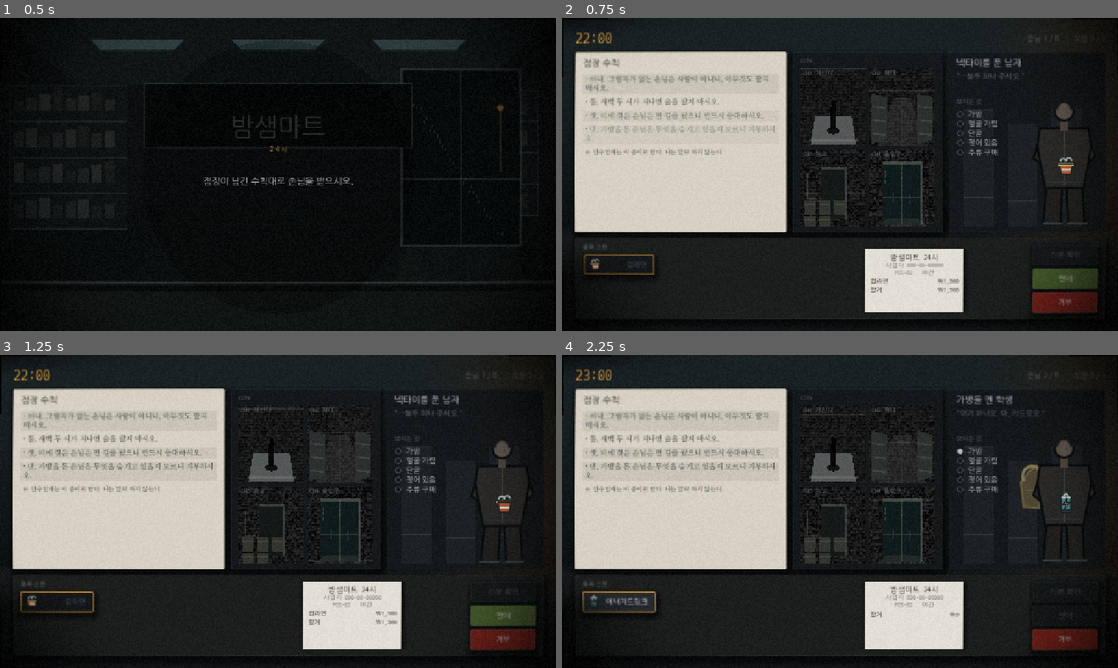
Above: before the commit, frames 1-4 (two rows, left to right).
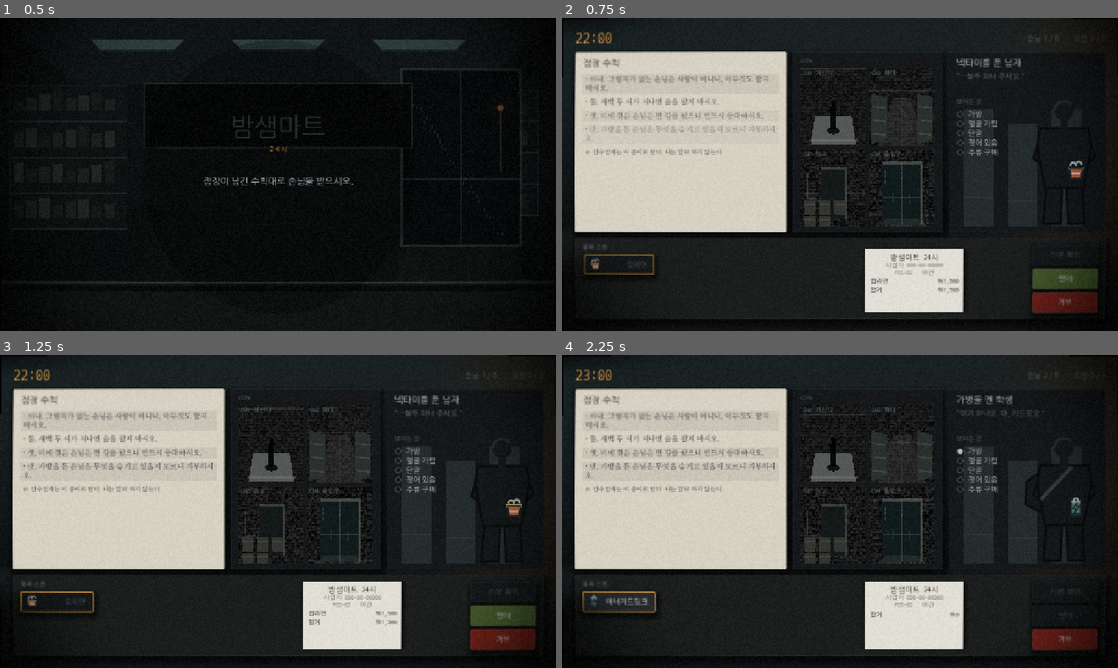
Above: after the commit, the same moments.

Repository: tjgksmf1012/GameProject1
Game: Godot game, scene res://main/title_screen.tscn
The game is run twice, just before and just after one commit, with the same random seed, the same clock (stepped at 60 frames per second) and the same inputs.
Inputs (mouse positions are in pixels of both pictures, inside the frame that each line leads up to):
- Up to frame 1 (0.5 s): no input
- Up to frame 2 (0.75 s): tap Enter (ui_accept) at 0.5 s; move the mouse to (962, 158) at 0.52 s; tap Space at 0.6 s; click (962, 158) at 0.67 s
- Up to frame 3 (1.25 s): tap Enter (ui_accept) at 0.77 s
- Up to frame 4 (2.25 s): click "판매" at 1.25 s; click "다음 손님" at 2 s

Frame 1 is identical in both runs. In frame 2, 0.4% of the frame differs, in the area x 86-95%, y 27-66%; in frame 3, 0.4%; in frame 4, 0.8%, in the area x 82-95%, y 27-66%.

Commit message:
손님을 실루엣으로 되돌리고, 종이가 가장 밝다는 규칙을 검사로 만든다
visual-polish 브랜치를 합쳤다. 폰트 3종·CCTV 4채널·제목 배경·POS 아이콘은
그대로 가져간다. 손님 도형만 고쳤다.

측정으로 잡힌 것: ProductGlyph.HIGHLIGHT #e7e0cf 는 밝기 224 로 종이(210)보다
밝았다. 실제 프레임에서 손님 패널의 가장 밝은 픽셀이 종이가 아니라
에너지드링크 글리프였다. 가방 테두리 #8b7b57 은 온도 +52 로 종이(+20)보다
따뜻했다. 「화면에서 따뜻한 것은 종이뿐이다」가 두 군데서 깨져 있었다.

실루엣은 뒤보다 어두워야 실루엣이다. 코트가 밝기 41, 뒤 선반이 33이었다 —
손님이 배경보다 밝았고 그래서 검은 실루엣이 아니라 마네킹으로 보였다.
지금은 코트 23, 선반 44다.

부위마다 다른 명도를 주면 한 덩어리가 아니라 조립품이 된다. 몸통 세로 이음선,
허리선, 신발선, 머리 테두리 한 바퀴를 전부 뺐다. 머리 테두리는 도넛으로
읽혔다 — 지금은 왼쪽 위만 빛이 스친다.

가방은 몸 옆에 떠 있었다. 팔이 사이를 가려 정체불명의 도형으로 보였고,
채도를 낮추자 열린 C자 테두리만 남았다. 어깨에 붙여 실루엣의 혹으로 만들고,
어깨를 가로지르는 끈을 몸통 **뒤가 아니라 앞에** 그렸다.

품목이 가슴에 박혀 있었다. _draw_arms 와 _layout_item 이 손 높이를 각자
들고 있어서다. _hand_y() 하나를 보게 했다.

tests/test_art_palette.gd — 소스에서 Color 리터럴을 직접 읽어 종이보다 밝은
색과 따뜻한 색을 잡는다. 손으로 적은 목록은 조용히 낡는다(test_sfx_bank 의 교훈).
원래 색으로 되돌려 확인했다: 두 검사가 정확히 그 둘을 잡는다.

Diff:
--- a/tests/run_tests.gd
+++ b/tests/run_tests.gd
@@ -22,6 +22,7 @@
 const TestSnapshot := preload("res://tests/test_snapshot.gd")
 const TestPlaythrough := preload("res://tests/test_playthrough.gd")
 const TestNotes := preload("res://tests/test_notes.gd")
+const TestArtPalette := preload("res://tests/test_art_palette.gd")
 
 
 func _initialize() -> void:
@@ -35,7 +36,7 @@
 		TestNightPlan.new(), TestPatience.new(), TestRuleVoice.new(),
 		TestStrings.new(), TestClipboard.new(), TestNightReport.new(),
 		TestSnapshot.new(),
-		TestPlaythrough.new(), TestNotes.new(),
+		TestPlaythrough.new(), TestNotes.new(), TestArtPalette.new(),
 	]
 	# `await`를 붙여둔다. 대부분의 스위트는 코루틴이 아니라 즉시 돌아오고, 프레임을
 	# 기다려야 하는 스위트(트윈이 실제로 도는지 보는 것들)만 여기서 멈춘다.
--- /dev/null
+++ b/tests/test_art_palette.gd
@@ -0,0 +1,76 @@
+extends RefCounted
+
+const Palette := preload("res://ui/theme_factory.gd")
+
+## **종이가 화면에서 가장 밝다.** 이 게임의 시각 규칙 한 줄이고, 지금까지 아무도 안 재고 있었다.
+##
+## 실제로 깨졌다. 손님 도형에 살구색 얼굴(`#625850`)과 황토색 가방(`#8b7b57`)이 들어오고
+## 품목 아이콘에 `#e7e0cf`(밝기 224)가 들어오자, 실제 프레임에서 손님 패널의 가장 밝은
+## 픽셀이 **종이가 아니라 에너지드링크 글리프**가 됐다. 종이는 210이다.
+##
+## 눈으로는 「좀 밝네」로 넘어간다. 그래서 숫자로 잰다.
+##
+## **소스를 직접 읽어서 센다.** 색 목록을 손으로 적어 두면 조용히 낡는다 —
+## `tests/test_sfx_bank.gd`에서 같은 실수를 했고, 소스를 파싱하도록 고친 다음 커밋 하나
+## 만에 빠진 소리를 잡았다. 새 색을 하나 넣으면 그게 무엇이든 여기서 걸린다.
+
+## 클립보드와 **같은 화면에** 그려지는 것들. 제목 화면 배경(`store_backdrop.gd`)은
+## 뺀다 — 거기엔 종이가 없고, 천장 형광등은 밝은 것이 맞다.
+const CANVASES := [
+	"res://ui/art/customer_figure.gd",
+	"res://ui/art/product_glyph.gd",
+]
+
+## 종이 밝기의 몇 할까지 봐주는가. **1.0에 두지 않는다** — 물어야 할 것은
+## 「모든 색이 완벽한가」가 아니라 **「종이가 여전히 확실히 이기는가」**다.
+## 작성 목표는 0.90이고 이 문턱은 반올림 여유를 둔 0.92다.
+const BRIGHTNESS_GATE := 0.92
+
+
+func run(r: RefCounted) -> void:
+	r.suite("art_palette")
+	_test_nothing_outshines_the_paper(r)
+	_test_the_customer_has_no_face(r)
+
+
+static func _luminance(color: Color) -> float:
+	return 0.2126 * color.r + 0.7152 * color.g + 0.0722 * color.b
+
+
+func _test_nothing_outshines_the_paper(r: RefCounted) -> void:
+	var paper := _luminance(Palette.PAPER)
+	var limit := paper * BRIGHTNESS_GATE
+	var counted := 0
+	for path in CANVASES:
+		var colors := _colors_in(str(path))
+		r.check(colors.size() > 0, "%s에서 색을 하나도 못 읽었다 — 검사가 아무것도 안 했다" % path)
+		for hex in colors:
+			counted += 1
+			var value := _luminance(Color(str(hex)))
+			# 사람이 읽는 단위로 낸다. 0~1 로 찍으면 「0.9 > 0.8」이 되어 얼마나 밝은지 안 와닿는다.
+			r.check(value <= limit,
+				"%s의 #%s가 종이보다 밝다 (밝기 %.0f > 한계 %.0f, 종이 %.0f) — 화면에서 가장 밝은 것은 종이여야 한다"
+					% [path.get_file(), hex, value * 255.0, limit * 255.0, paper * 255.0])
+	r.check(counted >= 20, "센 색이 %d개뿐이다 — 파싱이 깨졌을 수 있다" % counted)
+
+
+## 손님은 실루엣이다. **얼굴이 보이면 판단이 아니라 인상이 된다** (`docs/art/GPT-BRIEF.md`).
+## 살구색이 다시 들어오는 것을 막는다 — 스토어 캡슐 다섯 장도 전부 얼굴 없는 실루엣이다.
+func _test_the_customer_has_no_face(r: RefCounted) -> void:
+	for hex in _colors_in("res://ui/art/customer_figure.gd"):
+		var color := Color(str(hex))
+		var warmth := color.r - color.b
+		r.check(warmth <= 0.06,
+			"손님 도형의 #%s가 따뜻하다 (R-B %.3f) — 살색이 돌면 실루엣이 아니다" % [hex, warmth])
+
+
+## 소스에서 `Color("rrggbb")` 리터럴을 전부 뽑는다.
+static func _colors_in(path: String) -> PackedStringArray:
+	var out := PackedStringArray()
+	if not FileAccess.file_exists(path):
+		return out
+	var regex := RegEx.new()
+	regex.compile('Color\\("([0-9a-fA-F]{6})"\\)')
+	for found in regex.search_all(FileAccess.get_file_as_string(path)):
+		out.append(found.get_string(1))
+	return out
--- a/ui/art/customer_figure.gd
+++ b/ui/art/customer_figure.gd
@@ -14,15 +14,24 @@
 const BREATH_SECONDS := 4.2
 const BREATH_RATE := [1.0, 1.8, 2.8]
 const BREATH_DEPTH := [1.0, 1.5, 2.2]
-const SHELF_TONE := Color("1d2325")
+const SHELF_TONE := Color("262d2f")
 const OUTLINE := Color("0a0c0d")
 const RIM := Color("687173")
-const SKIN := Color("625850")
-const BAG := Color("504936")
-const BAG_EDGE := Color("8b7b57")
+## **손님은 실루엣이다. 얼굴이 없다.**
+##
+## 사람인지 아닌지를 판단해야 하는 게임에서 얼굴이 보이면 판단이 아니라 인상이 된다
+## (`docs/art/GPT-BRIEF.md`). 그리고 화면에서 **따뜻한 것은 종이뿐이어야 한다** —
+## 살구색 얼굴과 황토색 가방을 넣었더니 손님 패널의 가장 밝은 픽셀이 종이가 아니게 됐다.
+## 여기 색은 전부 종이보다 어둡고 차갑다. `tests/test_art_palette.gd`가 매번 잰다.
+const BAG_EDGE := Color("4d585b")
 const WET_RIM := Color("719096")
+## **실루엣은 뒤보다 어두워야 실루엣이다.**
+##
+## 처음에는 코트가 `#252b2d`(밝기 41)이고 뒤 선반이 `#1d2325`(33)이었다. 손님이
+## 배경보다 밝았다는 뜻이고, 그래서 검은 실루엣이 아니라 밝은 마네킹으로 보였다.
+## 지금은 코트가 23, 선반이 44다. 손님은 형광등을 등지고 서 있다.
 const COAT_TONES := [
-	Color("252b2d"), Color("2c2b29"), Color("242c2a"), Color("2d292c"),
+	Color("14181a"), Color("15191b"), Color("131718"), Color("161a1c"),
 ]
 const SHOULDER_WIDTH := [20.0, 25.0, 28.0, 23.0]
 const WAIST_WIDTH := [14.0, 18.0, 19.0, 16.0]
@@ -115,10 +124,12 @@
 	var waist := float(WAIST_WIDTH[_variant])
 	var coat: Color = COAT_TONES[_variant]
 	if _has_bag:
-		_draw_bag(center, shoulder)
+		_draw_bag(center, shoulder, coat)
 	_draw_legs(center, waist, coat)
 	_draw_arms(center, shoulder, coat)
 	_draw_torso(center, shoulder, waist, coat)
+	if _has_bag:
+		_draw_bag_strap(center, shoulder)
 	_draw_head(center)
 	if _is_wet:
 		_draw_wet_overlay(center, shoulder, waist)
@@ -133,10 +144,8 @@
 		Vector2(center + 2, 105), Vector2(center + waist, 105),
 		Vector2(center + waist + 3, 148), Vector2(center + 4, 148),
 	])
-	_closed_shape(left_leg, coat.darkened(0.24))
-	_closed_shape(right_leg, coat.darkened(0.18))
-	draw_line(Vector2(center - waist - 5, 148), Vector2(center - 3, 148), RIM.darkened(0.45), 2.0)
-	draw_line(Vector2(center + 3, 148), Vector2(center + waist + 5, 148), RIM.darkened(0.45), 2.0)
+	_closed_shape(left_leg, coat)
+	_closed_shape(right_leg, coat)
 
 
 func _draw_torso(center: float, shoulder: float, waist: float, coat: Color) -> void:
@@ -146,12 +155,10 @@
 		Vector2(center + shoulder + 3, 67), Vector2(center + shoulder, 49),
 	])
 	_closed_shape(torso, coat)
-	draw_line(Vector2(center, 52), Vector2(center, 108), RIM.darkened(0.42), 1.0)
-	draw_line(Vector2(center - waist, 105), Vector2(center + waist, 105), RIM.darkened(0.52), 1.0)
 
 
 func _draw_arms(center: float, shoulder: float, coat: Color) -> void:
-	var hand_y := 91.0 + float(_pose) * 2.0
+	var hand_y := _hand_y()
 	var left_arm := PackedVector2Array([
 		Vector2(center - shoulder + 2, 53), Vector2(center - shoulder - 7, 80),
 		Vector2(center - 10, hand_y + 7), Vector2(center - 5, hand_y),
@@ -160,23 +167,24 @@
 		Vector2(center + shoulder - 2, 53), Vector2(center + shoulder + 7, 78),
 		Vector2(center + 14, hand_y + 5), Vector2(center + 8, hand_y - 2),
 	])
-	_closed_shape(left_arm, coat.darkened(0.08))
-	_closed_shape(right_arm, coat.lightened(0.03))
-	draw_circle(Vector2(center - 7, hand_y + 3), 3.1, SKIN)
-	draw_circle(Vector2(center + 11, hand_y + 2), 3.1, SKIN)
+	_closed_shape(left_arm, coat)
+	_closed_shape(right_arm, coat)
+	draw_circle(Vector2(center - 7, hand_y + 3), 3.1, coat)
+	draw_circle(Vector2(center + 11, hand_y + 2), 3.1, coat)
 
 
 func _draw_head(center: float) -> void:
 	var head_center := Vector2(center + float(_pose) * 2.0, 31.0)
 	var radius := float(HEAD_RADIUS[_variant])
-	draw_rect(Rect2(head_center.x - 4, 39, 8, 12), SKIN.darkened(0.16))
+	var coat: Color = COAT_TONES[_variant]
+	draw_rect(Rect2(head_center.x - 4, 38, 8, 13), coat)
 	if _hides_face:
 		_draw_hidden_face(head_center, radius)
 		return
-	draw_circle(head_center, radius, SKIN)
-	draw_arc(head_center, radius, 0.0, TAU, 24, OUTLINE, 1.2, true)
-	draw_arc(head_center + Vector2(0, -2), radius * 0.92, PI, TAU, 16, Color("17191a"), 5.0, true)
-	draw_line(head_center + Vector2(2, 0), head_center + Vector2(4, 4), RIM.darkened(0.35), 1.0)
+	# 형광등을 등지고 서 있다. 몸과 **같은 색**으로 채우고 왼쪽 위만 빛이 스친다.
+	# 테두리를 한 바퀴 두르면 머리가 아니라 도넛으로 읽힌다 — 실제로 그렇게 보였다.
+	draw_circle(head_center, radius, coat)
+	draw_arc(head_center, radius, PI * 1.05, PI * 1.75, 14, RIM.darkened(0.58), 1.2, true)
 
 
 func _draw_hidden_face(center: Vector2, radius: float) -> void:
@@ -191,15 +199,25 @@
 	draw_arc(center + Vector2(0, 2), radius * 0.75, 0.0, TAU, 20, Color("333a3c"), 1.0, true)
 
 
-func _draw_bag(center: float, shoulder: float) -> void:
+## 실루엣에서 가방은 **윤곽의 혹**이다.
+##
+## 처음에는 몸 옆에 따로 떠 있었다 — 팔이 사이를 가려서 몸에서 떨어진 정체불명의 도형으로
+## 보였고, 채도를 낮추자 이번엔 열린 「C」자 테두리만 남았다. 지금은 몸과 **같은 색으로**
+## 어깨에 붙여 실루엣을 한 덩어리로 만들고, 어깨를 가로지르는 끈만 빛을 받는다.
+## 끈은 몸통 **뒤에** 그리면 안 보이므로 몸통 다음에 따로 그린다.
+func _draw_bag(center: float, shoulder: float, coat: Color) -> void:
 	var bag_shape := PackedVector2Array([
-		Vector2(center - shoulder - 11, 55), Vector2(center - shoulder - 4, 50),
-		Vector2(center - shoulder + 1, 62), Vector2(center - shoulder - 1, 93),
-		Vector2(center - shoulder - 17, 92), Vector2(center - shoulder - 20, 67),
-	])
-	_closed_shape(bag_shape, BAG, BAG_EDGE.darkened(0.25))
-	draw_arc(Vector2(center - shoulder - 8, 60), 10.0, PI * 0.84, TAU * 0.93, 14, BAG_EDGE, 1.8, true)
-	draw_line(Vector2(center - shoulder - 16, 75), Vector2(center - shoulder - 2, 75), BAG_EDGE.darkened(0.2), 1.0)
+		Vector2(center - shoulder - 1, 57), Vector2(center - shoulder + 7, 55),
+		Vector2(center - shoulder + 7, 97), Vector2(center - shoulder - 3, 96),
+		Vector2(center - shoulder - 15, 89), Vector2(center - shoulder - 14, 66),
+	])
+	_closed_shape(bag_shape, coat)
+
+
+func _draw_bag_strap(center: float, shoulder: float) -> void:
+	draw_line(
+		Vector2(center + shoulder * 0.30, 51), Vector2(center - shoulder + 1, 84),
+		BAG_EDGE.darkened(0.30), 2.4, true)
 
 
 func _draw_wet_overlay(center: float, shoulder: float, waist: float) -> void:
@@ -227,7 +245,8 @@
 		return
 	var draw_scale := _figure_scale()
 	var glyph_scale := draw_scale * 0.72
-	var point := Vector2(_body_center() + 2.0, 89.0) * draw_scale
+	# 가슴 한가운데에 놓으면 몸에 박혀 보인다. 손이 그려지는 자리와 같은 값을 봐야 한다.
+	var point := Vector2(_body_center() + 12.0, _hand_y() + 2.0) * draw_scale
 	_item_glyph.scale = Vector2.ONE * glyph_scale
 	_item_glyph.rotation = float(_pose) * 0.008
 	_item_glyph.position = _figure_origin(draw_scale) + _motion_offset() + point \
@@ -242,6 +261,12 @@
 	return Vector2(
 		size.x * FIGURE_ANCHOR_X - DESIGN_CENTER_X * draw_scale,
 		size.y - DESIGN_HEIGHT * draw_scale)
+
+
+## 손이 그려지는 높이. `_draw_arms`와 `_layout_item`이 **같은 값**을 봐야
+## 품목이 손에 놓인다. 예전에는 각자 상수를 들고 있어서 물건이 가슴에 박혔다.
+func _hand_y() -> float:
+	return 91.0 + float(_pose) * 2.0
 
 
 func _body_center() -> float:
--- a/ui/art/product_glyph.gd
+++ b/ui/art/product_glyph.gd
@@ -4,7 +4,7 @@
 ## 외부 이미지나 브랜드 표식 없이, 32px 안에서 실루엣만으로 여섯 품목을 구분한다.
 
 const OUTLINE := Color("20272a")
-const HIGHLIGHT := Color("e7e0cf")
+const HIGHLIGHT := Color("c3bdaf")
 const STEAM := Color("aeb9b9")
 
 var _item_key: String = ""
@@ -45,7 +45,7 @@
 	])
 	draw_colored_polygon(cup, Color("bd5c38"))
 	draw_polyline(cup + PackedVector2Array([cup[0]]), OUTLINE, 1.5, true)
-	draw_rect(Rect2(5, 10, 22, 4), Color("e4c36f"), true)
+	draw_rect(Rect2(5, 10, 22, 4), Color("dcbc6b"), true)
 	draw_line(Vector2(6, 12), Vector2(26, 12), OUTLINE, 1.5, true)
 	draw_line(Vector2(10, 20), Vector2(22, 20), HIGHLIGHT, 2.0, true)
 	draw_arc(Vector2(12, 8), 4, PI, TAU, 8, STEAM, 1.4, true)
@@ -57,7 +57,7 @@
 	draw_rect(Rect2(9, 4, 14, 24), OUTLINE, false, 1.5, true)
 	draw_line(Vector2(10, 7), Vector2(22, 7), HIGHLIGHT, 1.2, true)
 	draw_line(Vector2(10, 25), Vector2(22, 25), OUTLINE, 1.2, true)
-	draw_arc(Vector2(16, 5), 3, PI, TAU, 8, Color("b9c8c3"), 1.2, true)
+	draw_arc(Vector2(16, 5), 3, PI, TAU, 8, Color("b2c1bc"), 1.2, true)
 	var bolt := PackedVector2Array([
 		Vector2(17, 9), Vector2(12, 17), Vector2(16, 17),
 		Vector2(14, 24), Vector2(21, 14), Vector2(17, 14),
@@ -78,7 +78,7 @@
 
 
 func _draw_cigarettes() -> void:
-	draw_rect(Rect2(6, 7, 20, 21), Color("d9d1be"), true)
+	draw_rect(Rect2(6, 7, 20, 21), Color("c4bdac"), true)
 	draw_rect(Rect2(6, 7, 20, 21), OUTLINE, false, 1.5, true)
 	draw_rect(Rect2(6, 7, 20, 7), Color("8f4841"), true)
 	draw_line(Vector2(6, 14), Vector2(26, 14), OUTLINE, 1.2, true)
@@ -109,9 +109,9 @@
 	])
 	draw_colored_polygon(bottle, Color("4f8b62"))
 	draw_polyline(bottle + PackedVector2Array([bottle[0]]), OUTLINE, 1.5, true)
-	draw_rect(Rect2(12, 2, 8, 4), Color("b8c5b6"), true)
+	draw_rect(Rect2(12, 2, 8, 4), Color("b4c1b2"), true)
 	draw_rect(Rect2(12, 2, 8, 4), OUTLINE, false, 1.0, true)
-	draw_rect(Rect2(11, 16, 10, 7), Color("d7d6c5"), true)
+	draw_rect(Rect2(11, 16, 10, 7), Color("bfbeaf"), true)
 	draw_circle(Vector2(16, 19.5), 2.0, Color("7a9e65"))
 	draw_line(Vector2(12, 26), Vector2(20, 26), Color("386c4c"), 1.0, true)
 
Not shown, added: tests/test_notes.gd.uid
Not shown, added: ui/clipboard/paper_row.gd.uid
Not shown, added: ui/clipboard/replay_spotlight.gd.uid
